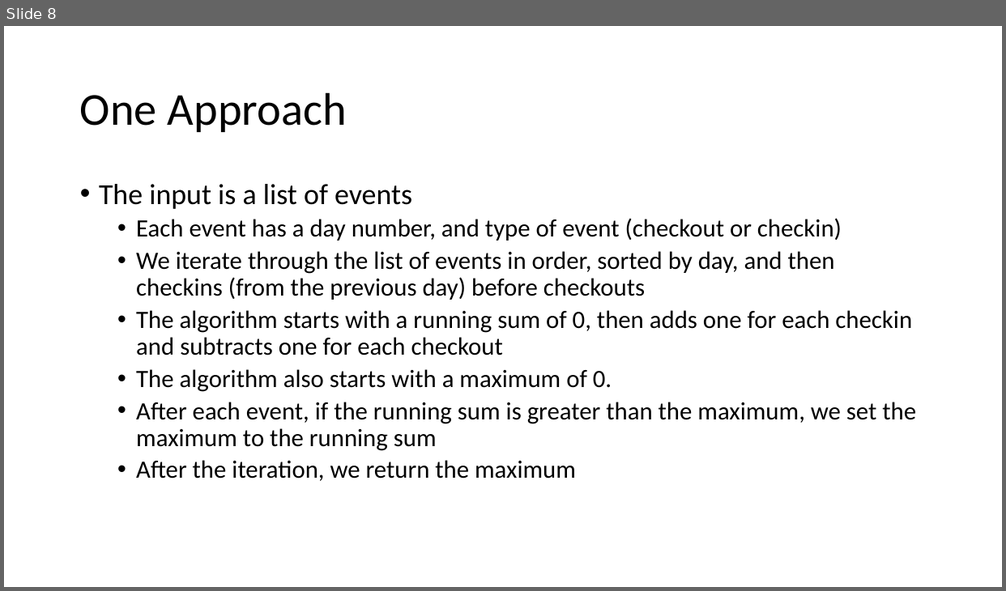
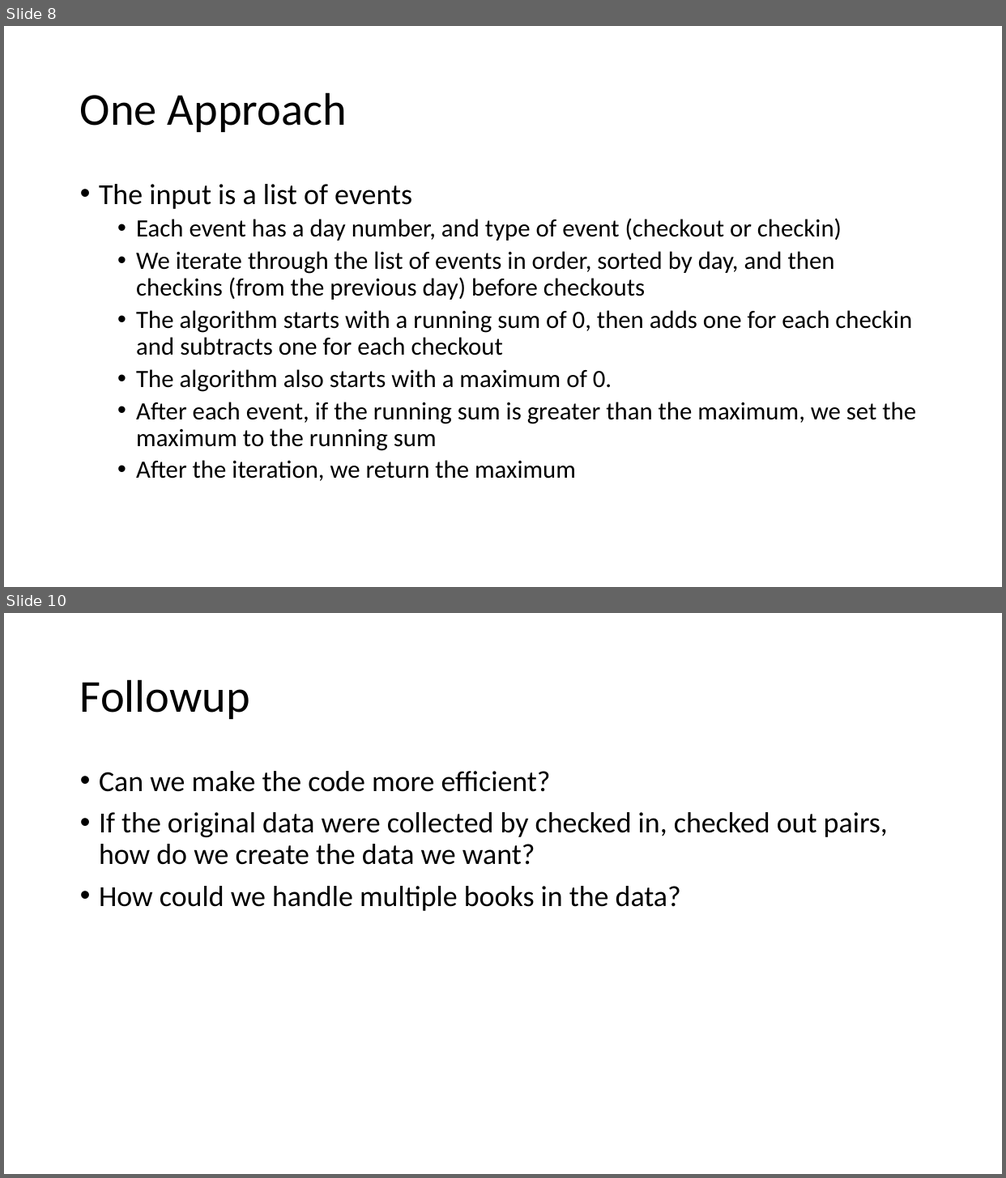
Before and after one commit to russpj/Library, a slide deck: The Library Problem.pptx. Shown one above the other, each under a label of ours: slide 8 before the commit, slides 8 and 10 after it; the slides between them are not shown. The pictures are 1006x591 and 1006x1178 pixels, drawn with LibreOffice and Linux fonts; fonts in the diff are those of the drawing. Boxes give left, top, right and bottom in pixels: in the first picture for what was removed or moved away, otherwise in the second. Text is boxed around its words. In the diff, an @@ line names an element or a change of style, - is before the commit and + after.

```diff
--- a/The Library Problem.pptx
+++ b/The Library Problem.pptx
@@ slide 10 added at (4,613,1002,1174), background #FFFFFF @@
@@ title added at (80,679,250,719), 44 pt, text #000000 @@
+Followup
@@ text added at (99,771,888,911), 28 pt, text #000000 @@
+• Can we make the code more efficient?
+• If the original data were collected by checked in, checked out pairs, how do we create the data we want?
+• How could we handle multiple books in the data?
```
Also in this commit, not shown: 1 slide changed, 1 other slide added.
